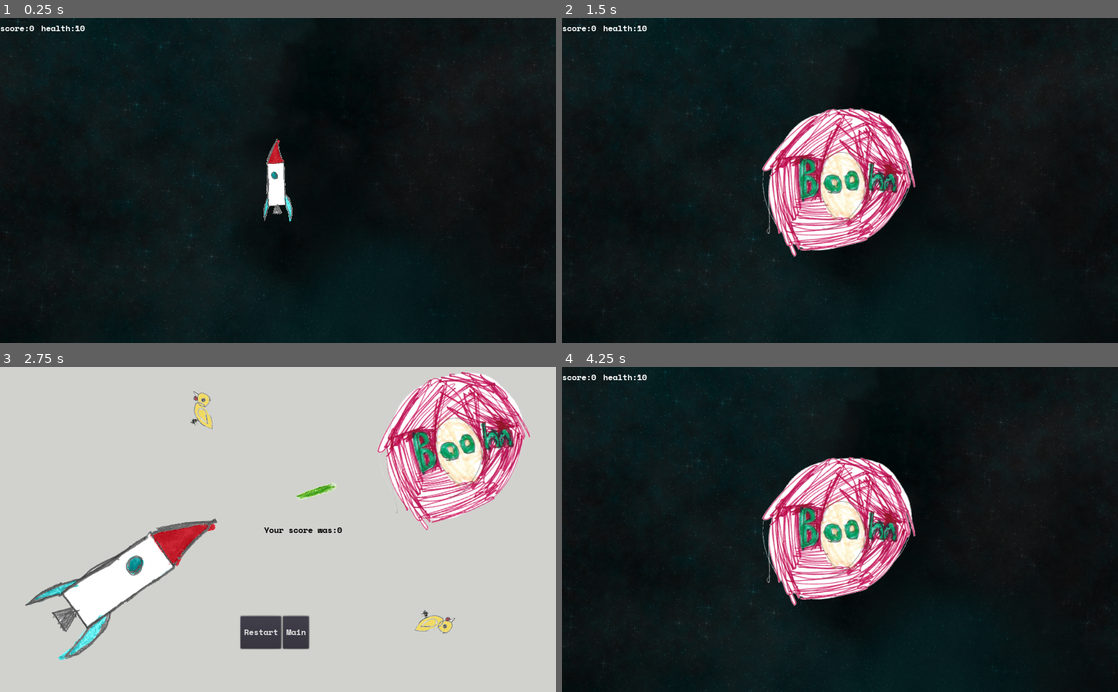
Above: before the commit, frames 1-4 (two rows, left to right).
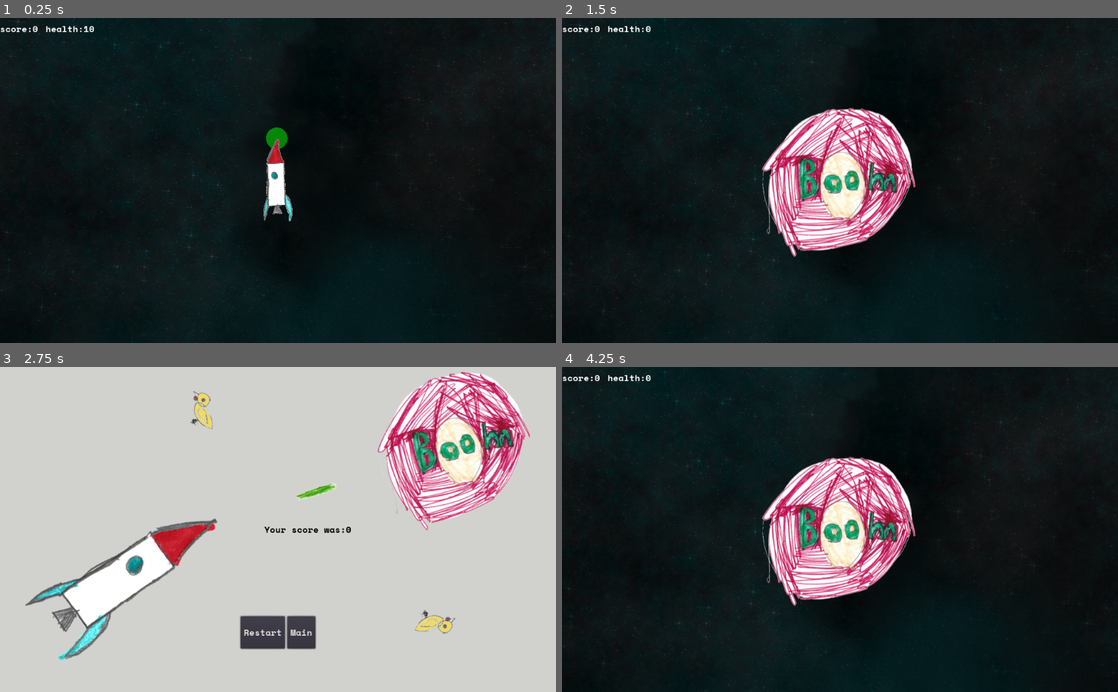
Above: after the commit, the same moments.

Repository: the-g-force/FamJam-April2020
Game: Godot game, scene res://src/Level.tscn
Two runs of this game, one before a commit and one after it. Both use one fixed random seed, a clock stepped at 60 frames per second and the inputs below. Sound files missing from this copy of the repository are replaced by a short silence.
Inputs:
- Up to frame 1 (0.25 s): no input
- Up to frame 2 (1.5 s): hold Right (TurnRight) 0.53-1.28 s; tap Delete (die) at 0.6 s; hold Left (TurnLeft) from 1.28 s (still down); tap Space (Fire) at 1.35 s
- Up to frame 3 (2.75 s): tap Delete (die) at 1.55, 2.1 s; tap Enter at 2 s; release Left (TurnLeft) at 2.03 s; hold Right (TurnRight) from 2.03 s (still down)
- Up to frame 4 (4.25 s): release Right (TurnRight) at 2.75 s; click "Restart" at 2.75 s; hold Up (Thrust) from 3.53 s (still down); tap Delete (die) at 3.6 s

The runs differ from the first frame. In frame 1, 0.6% of the frame differs, in the area x 0-53%, y 2-97%; in frame 2, 0.6%; in frame 3, 1.0%, in the area x 4-96%, y 1-91%; in frame 4, 0.6%.

Commit message:
Add shield mock-up

Diff:
--- a/project/project.godot
+++ b/project/project.godot
@@ -28,11 +28,6 @@
 
 PlayerStats="*res://src/PlayerStats.gd"
 Jukebox="*res://src/Jukebox.tscn"
-
-[display]
-
-window/stretch/mode="2d"
-window/stretch/aspect="keep"
 
 [input]
 
--- a/project/src/Rocket.gd
+++ b/project/src/Rocket.gd
@@ -20,9 +20,14 @@
 
 var _speed : float = 0
 var _dead : bool = false
+var _shielding : bool = true
 
 const _explosion = preload("res://src/Explosion.tscn")
 const _end = preload("res://src/End.tscn")
+
+func _draw():
+	if _shielding:
+		draw_circle(_gunpoint.position, 20, Color(0, 1, 0, 0.5))
 
 func _process(delta):
 	if not _dead:
@@ -65,8 +70,13 @@
 
 
 func damage():
-	PlayerStats.health -= 1
-	_damage_sound.play()
+	if not _shielding:
+		PlayerStats.health -= 1
+		_damage_sound.play()
+	else:
+		_shielding = false
+		update()
+		$ShieldTimer.start(4)
 	if PlayerStats.health <= 0:
 		if not _dead:
 			var _explode = _explosion.instance()
@@ -77,3 +87,8 @@
 			_dead = true
 			yield(get_tree().create_timer(2), "timeout")
 			var _error = get_tree().change_scene_to(_end)
+
+
+func _on_ShieldTimer_timeout():
+	_shielding = true
+	update()
--- a/project/src/Rocket.tscn
+++ b/project/src/Rocket.tscn
@@ -37,7 +37,7 @@
 position = Vector2( 0, 377.58 )
 frames = SubResource( 2 )
 animation = "Flames"
-frame = 1
+frame = 3
 playing = true
 
 [node name="ThrustSound" type="AudioStreamPlayer" parent="."]
@@ -52,3 +52,12 @@
 
 [node name="DamageSound" type="AudioStreamPlayer2D" parent="."]
 stream = ExtResource( 9 )
+
+[node name="ShieldDown" type="AudioStreamPlayer" parent="."]
+
+[node name="ShieldUp" type="AudioStreamPlayer" parent="."]
+
+[node name="ShieldTimer" type="Timer" parent="."]
+wait_time = 4.0
+one_shot = true
+[connection signal="timeout" from="ShieldTimer" to="." method="_on_ShieldTimer_timeout"]
